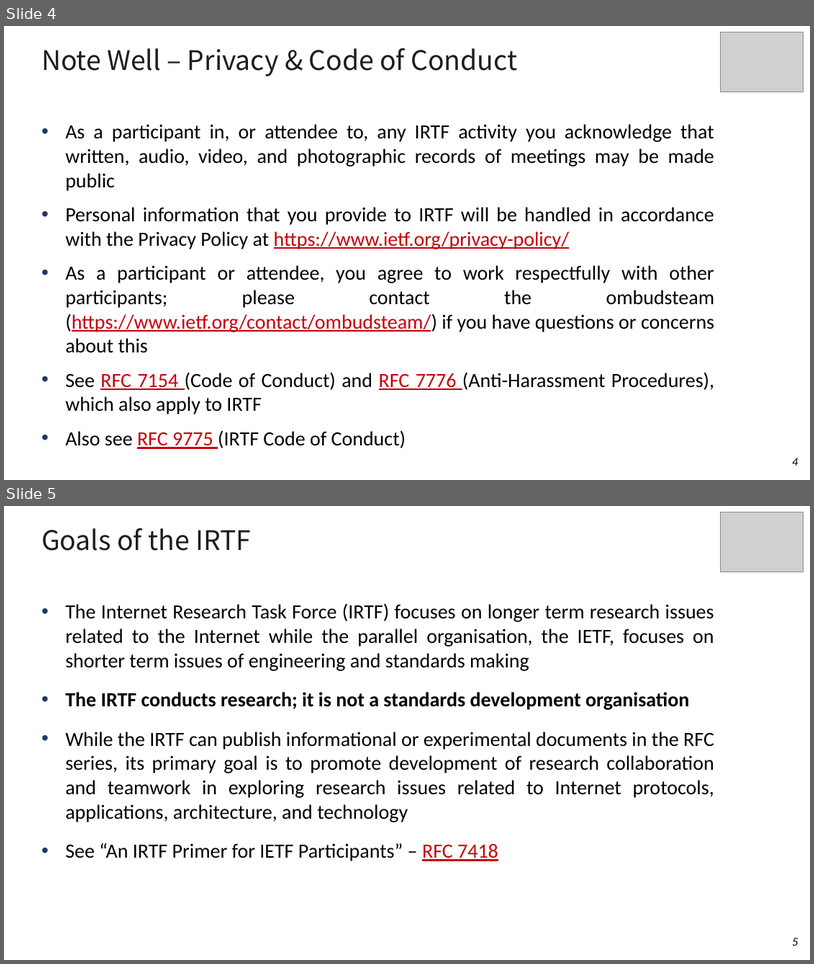
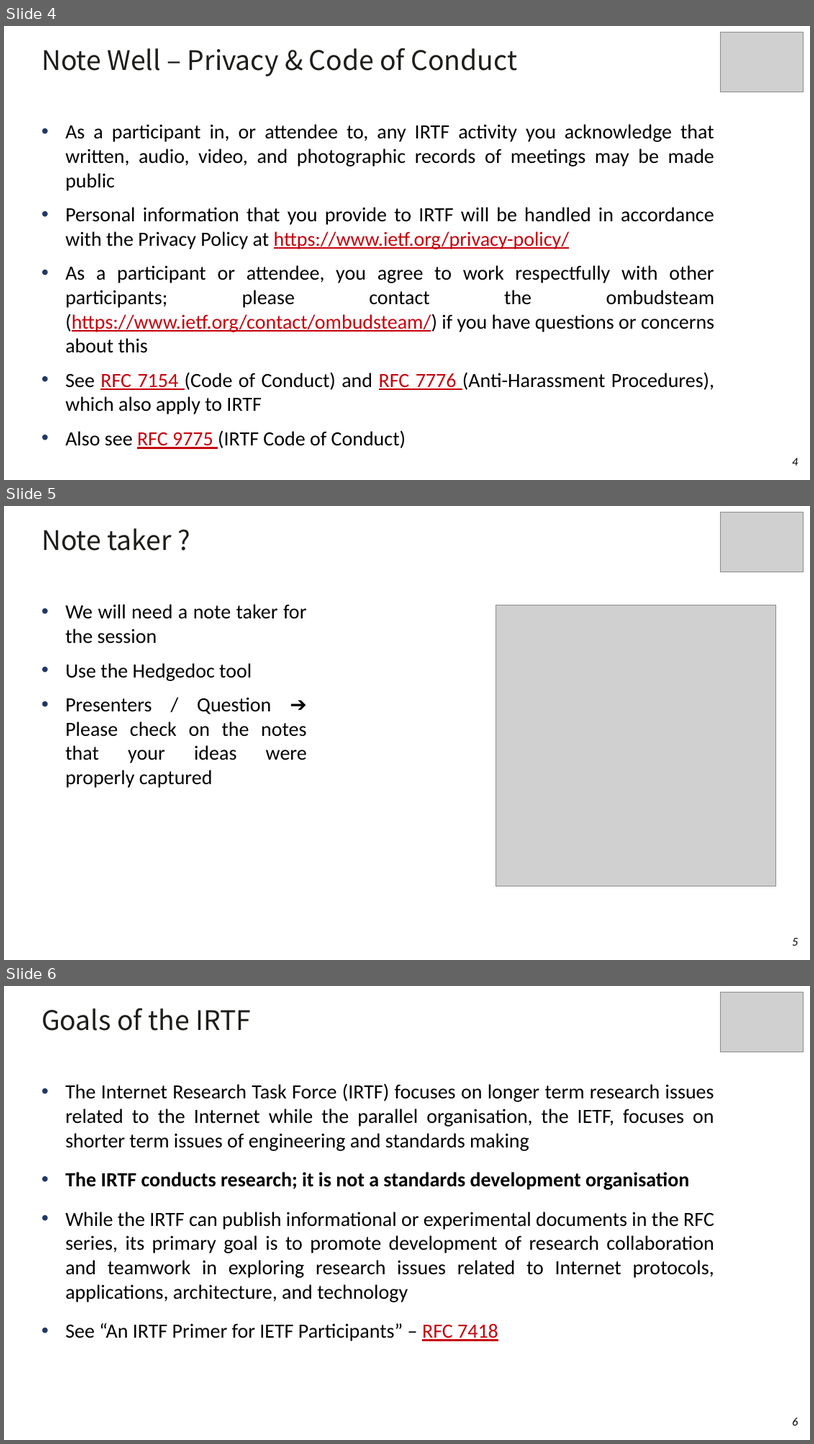
Before and after one commit to IRTF-net4AI/IRTF, a slide deck: slides-127-net4ai-chairs-intro-00.pptx. Shown one above the other, each under a label of ours: slides 4 and 5 before the commit, slides 4, 5 and 6 after it. The pictures are 814x964 and 814x1444 pixels, drawn with LibreOffice and Linux fonts; fonts in the diff are those of the drawing; grey boxes stand for pictures. Boxes give left, top, right and bottom in pixels: in the first picture for what was removed or moved away, otherwise in the second. Text is boxed around its words. In the diff, an @@ line names an element or a change of style, - is before the commit and + after.

```diff
--- a/slides-127-net4ai-chairs-intro-00.pptx
+++ b/slides-127-net4ai-chairs-intro-00.pptx
@@ slide 5 added at (4,506,810,960), background #FFFFFF @@
@@ picture added at (721,512,804,572) @@
@@ text added at (41,528,172,551), 32 pt, text #1D1D1A @@
+Note taker ?
@@ text added at (65,604,307,788), 24 pt, text #000000 @@
+• We will need a note taker for the session
+• Use the Hedgedoc tool
+• Presenters / Question ➔ Please check on the notes that your ideas were properly captured
@@ picture added at (496,605,777,885) @@
@@ page number added at (792,937,798,945), 14 pt, text #000000, italic @@
+5
@@ what was slide 5 is now slide 6 @@
@@ page number at (792,1417,798,1425): text changed @@
-5
+6
```
Also in this commit, not shown: 1 other slide added.
